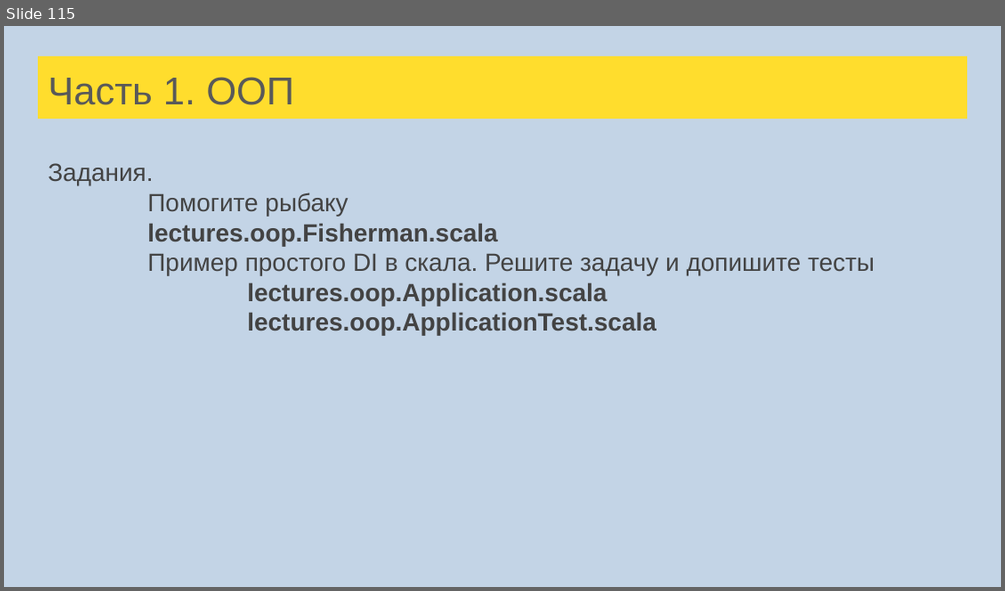
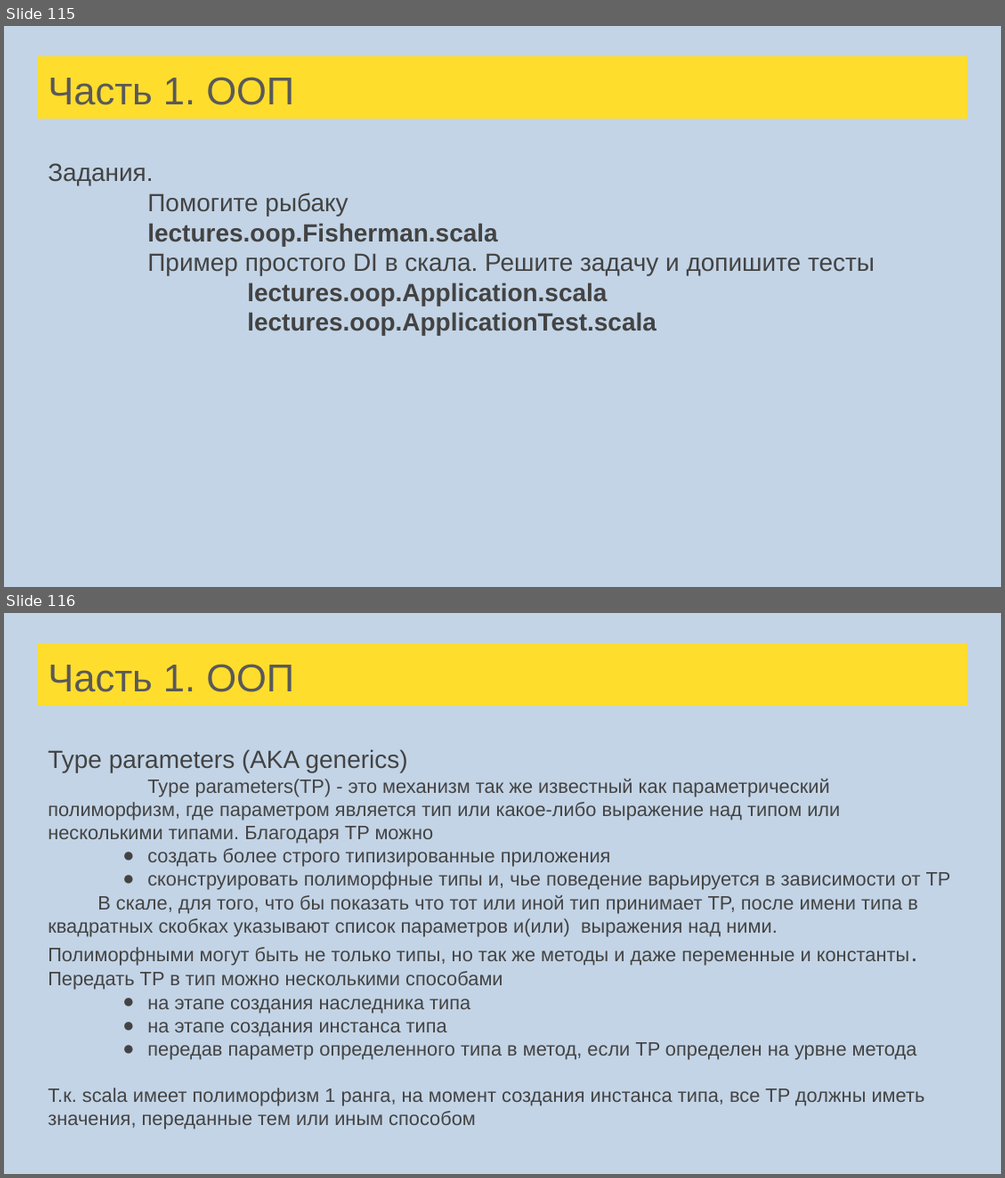
Before and after one commit to tralfamadore/ScalaLectures, a slide deck: src/main/resources/Лекции Scala для FinTech.pptx. Shown one above the other, each under a label of ours: slide 115 before the commit, slides 115 and 116 after it. The pictures are 1005x591 and 1005x1178 pixels, drawn with LibreOffice and Linux fonts; fonts in the diff are those of the drawing. Boxes give left, top, right and bottom in pixels: in the first picture for what was removed or moved away, otherwise in the second. Text is boxed around its words. In the diff, an @@ line names an element or a change of style, - is before the commit and + after.

Commit message:
Type parameters  TP examples

```diff
--- a/src/main/resources/Лекции Scala для FinTech.pptx
+++ b/src/main/resources/Лекции Scala для FinTech.pptx
@@ slide 116 added at [4,613,1001,1174], background #C3D4E6 @@
@@ title added at [38,643,967,706], fill #FFDD2D, 28 pt, text #595959 @@
+Часть 1. ООП
@@ text added at [48,749,951,1129], 14 pt, text #434343 @@
+Type parameters (AKA generics)
+Type parameters(TP) - это механизм так же известный как параметрический полиморфизм, где параметром является тип или какое-либо выражение над типом или несколькими типами. Благодаря TP можно
+● создать более строго типизированные приложения
+● сконструировать полиморфные типы и, чье поведение варьируется в зависимости от TP
+В скале, для того, что бы показать что тот или иной тип принимает TP, после имени типа в квадратных скобках указывают список параметров и(или) выражения над ними.
+Полиморфными могут быть не только типы, но так же методы и даже переменные и константы.
+Передать ТP в тип можно несколькими способами
+● на этапе создания наследника типа
+● на этапе создания инстанса типа
+● передав параметр определенного типа в метод, если TP определен на урвне метода
+Т.к. scala имеет полиморфизм 1 ранга, на момент создания инстанса типа, все TP должны иметь значения, переданные тем или иным способом
```
Also in this commit, not shown: 4 slides changed, 10 other slides added, 3 other files.
